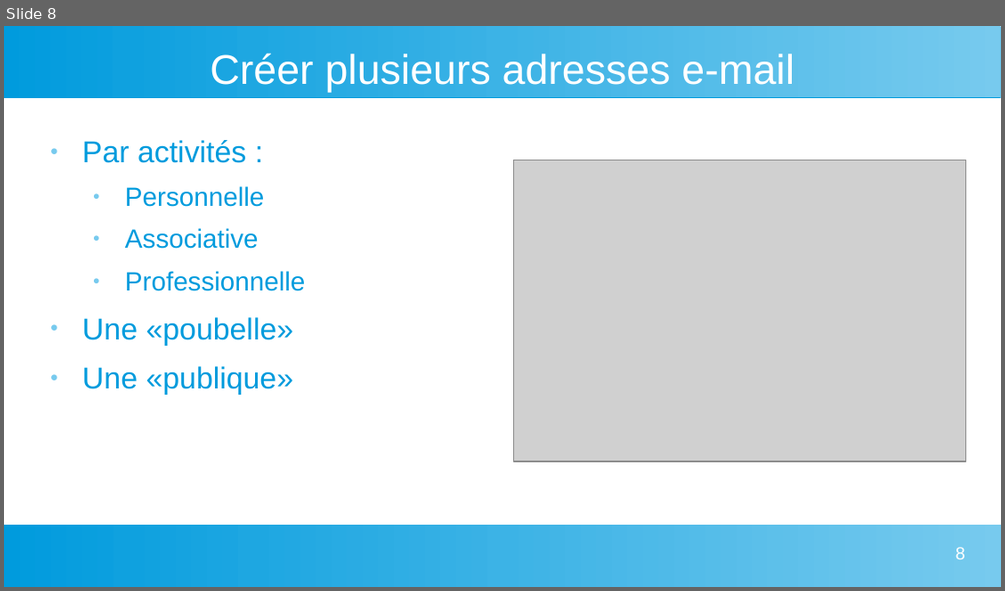
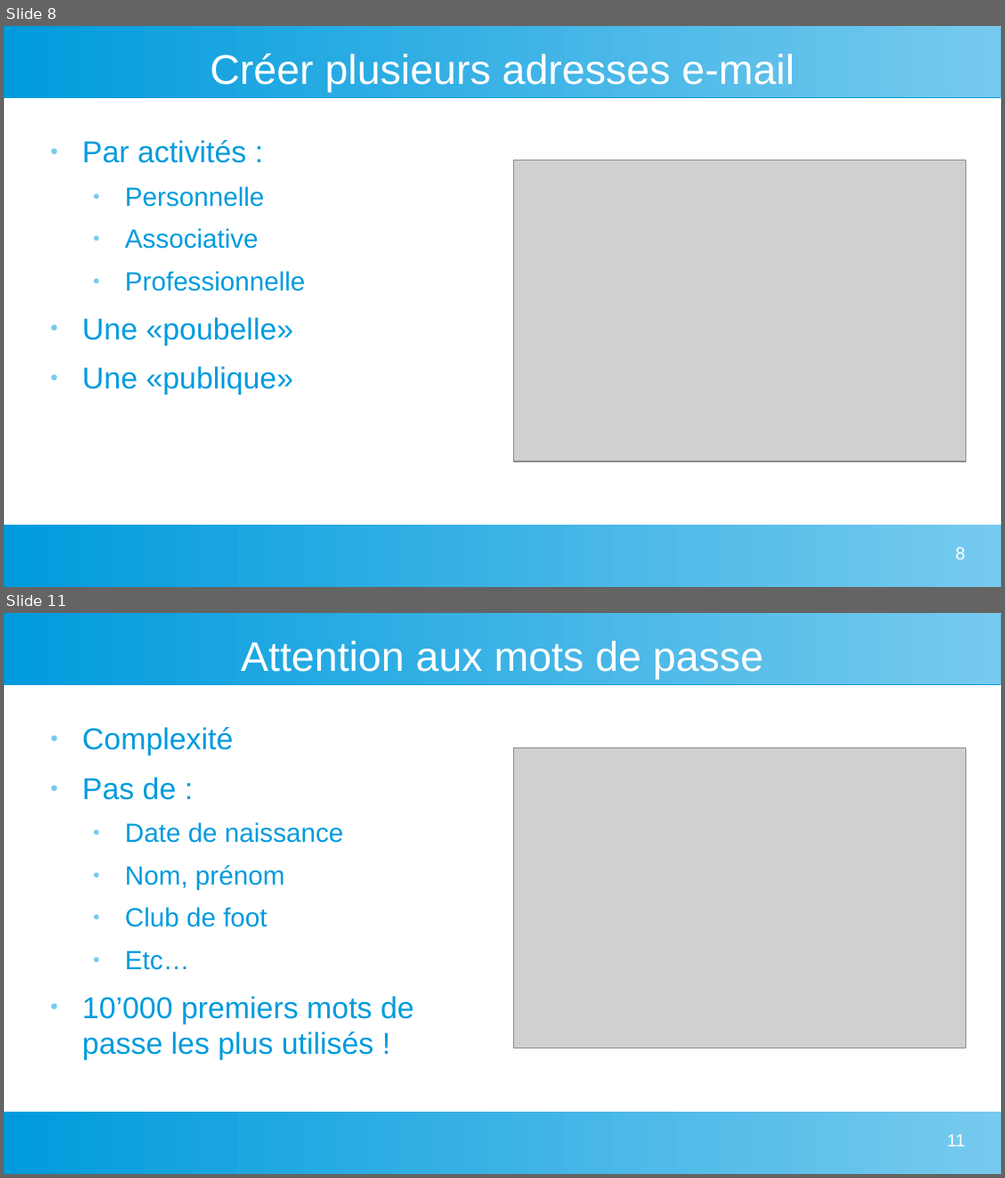
Before and after one commit to vkeller/modulo-gybe, a slide deck: 1C/web/BonnesPratiques.odp. Shown one above the other, each under a label of ours: slide 8 before the commit, slides 8 and 11 after it; the slides between them are not shown. The pictures are 1005x591 and 1005x1178 pixels, drawn with LibreOffice and Linux fonts; fonts in the diff are those of the drawing; grey boxes stand for pictures. Boxes give left, top, right and bottom in pixels: in the first picture for what was removed or moved away, otherwise in the second. Text is boxed around its words. In the diff, an @@ line names an element or a change of style, - is before the commit and + after.

```diff
--- a/1C/web/BonnesPratiques.odp
+++ b/1C/web/BonnesPratiques.odp
@@ slide 11 added at <box>4,613,1001,1174</box>, background #FFFFFF; not listed: 2 template elements that a slide beside it also shows @@
@@ title added at <box>241,641,763,679</box>, 33 pt, text #FFFFFF @@
+Attention aux mots de passe
@@ text added at <box>82,727,414,1060</box>, 24 pt, text #009BDD @@
+● Complexité
+● Pas de :
+  ● Date de naissance
+  ● Nom, prénom
+  ● Club de foot
+  ● Etc…
+● 10’000 premiers mots de passe les plus utilisés !
@@ picture added at <box>514,747,965,1047</box> @@
@@ page number added at <box>947,1134,965,1146</box>, 14 pt, text #FFFFFF @@
+11
```
Also in this commit, not shown: 1 slide changed, 3 other slides added, 25 other files.
